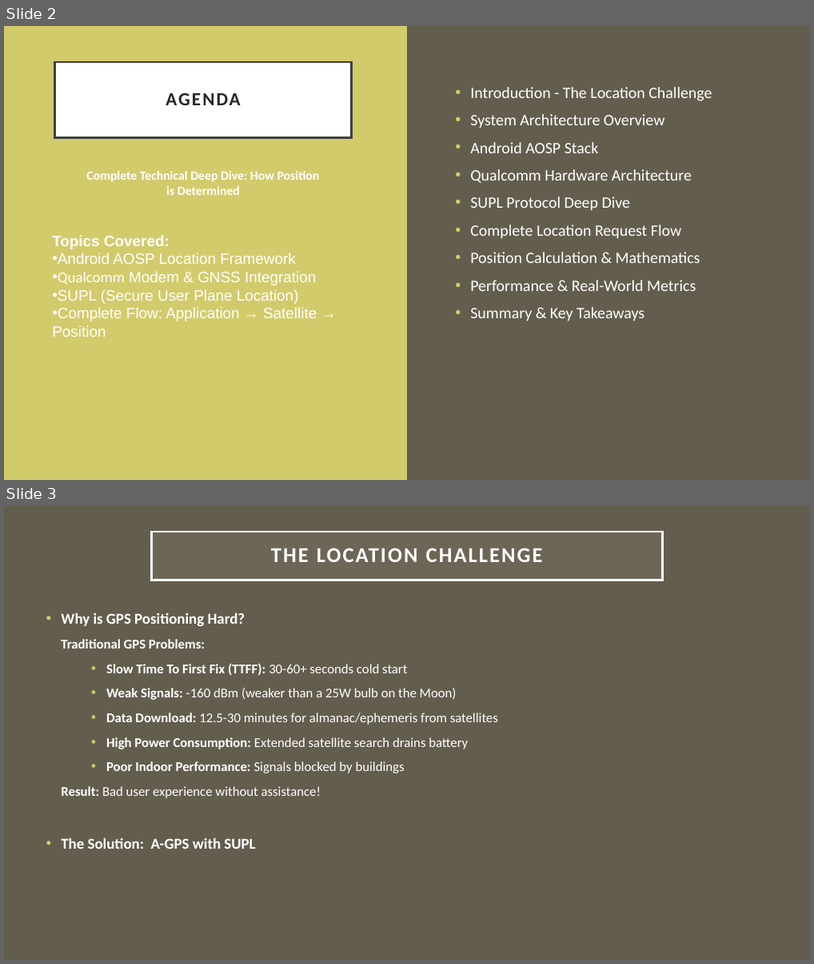
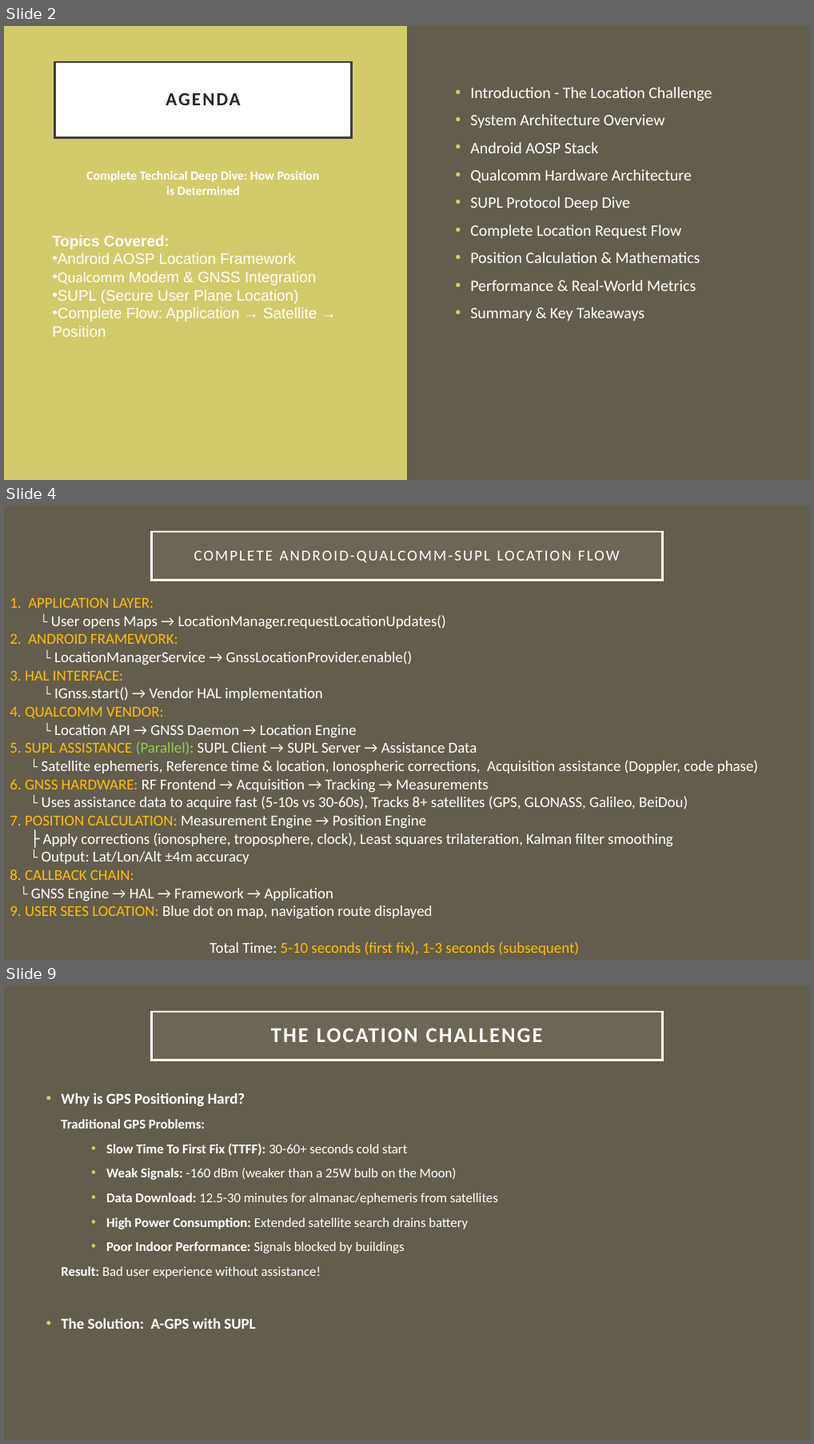
Before and after one commit to arkawick/AndroidPositioningArchitecture, a slide deck: PPT/Android Positioning Architecture Presentation.pptx. Shown one above the other, each under a label of ours: slides 2 and 3 before the commit, slides 2, 4 and 9 after it; the slides between them are not shown. The pictures are 814x964 and 814x1444 pixels, drawn with LibreOffice and Linux fonts; fonts in the diff are those of the drawing. Boxes give left, top, right and bottom in pixels: in the first picture for what was removed or moved away, otherwise in the second. Text is boxed around its words. In the diff, an @@ line names an element or a change of style, - is before the commit and + after.

```diff
--- a/PPT/Android Positioning Architecture Presentation.pptx
+++ b/PPT/Android Positioning Architecture Presentation.pptx
@@ slide 4 added at bbox=[4, 506, 810, 960], background #635D4D @@
@@ title added at bbox=[152, 532, 662, 580], fill #A7A08E at 15% opacity, outline #FFFFFF 2.5 pt, 18 pt, text #FFFFFF @@
+COMPLETE ANDROID-QUALCOMM-SUPL LOCATION FLOW
@@ text added at bbox=[10, 598, 758, 955], 18 pt, text #FFFFFF @@
+1. APPLICATION LAYER:
+  └ User opens Maps → LocationManager.requestLocationUpdates()
+2. ANDROID FRAMEWORK:
+└ LocationManagerService → GnssLocationProvider.enable()
+3. HAL INTERFACE:
+└ IGnss.start() → Vendor HAL implementation
+4. QUALCOMM VENDOR:
+└ Location API → GNSS Daemon → Location Engine
+5. SUPL ASSISTANCE (Parallel): SUPL Client → SUPL Server → Assistance Data
+└ Satellite ephemeris, Reference time & location, Ionospheric corrections, Acquisition assistance (Doppler, code phase)
+6. GNSS HARDWARE: RF Frontend → Acquisition → Tracking → Measurements
+└ Uses assistance data to acquire fast (5-10s vs 30-60s), Tracks 8+ satellites (GPS, GLONASS, Galileo, BeiDou)
+7. POSITION CALCULATION: Measurement Engine → Position Engine
+├ Apply corrections (ionosphere, troposphere, clock), Least squares trilateration, Kalman filter smoothing
+└ Output: Lat/Lon/Alt ±4m accuracy
+8. CALLBACK CHAIN:
+└ GNSS Engine → HAL → Framework → Application
+9. USER SEES LOCATION: Blue dot on map, navigation route displayed
+Total Time: 5-10 seconds (first fix), 1-3 seconds (subsequent)
@@ what was slide 3 is now slide 9 @@
```
Also in this commit, not shown: 3 slides changed, 12 other slides added, 3 slides removed.
